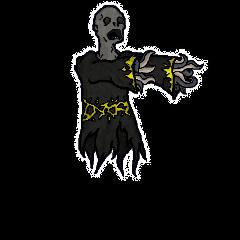
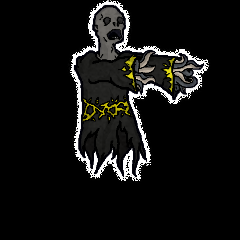
Layer changes from the first (240, 240) image to the second:
painted on "diffuse" over [72, 0, 209, 179]
